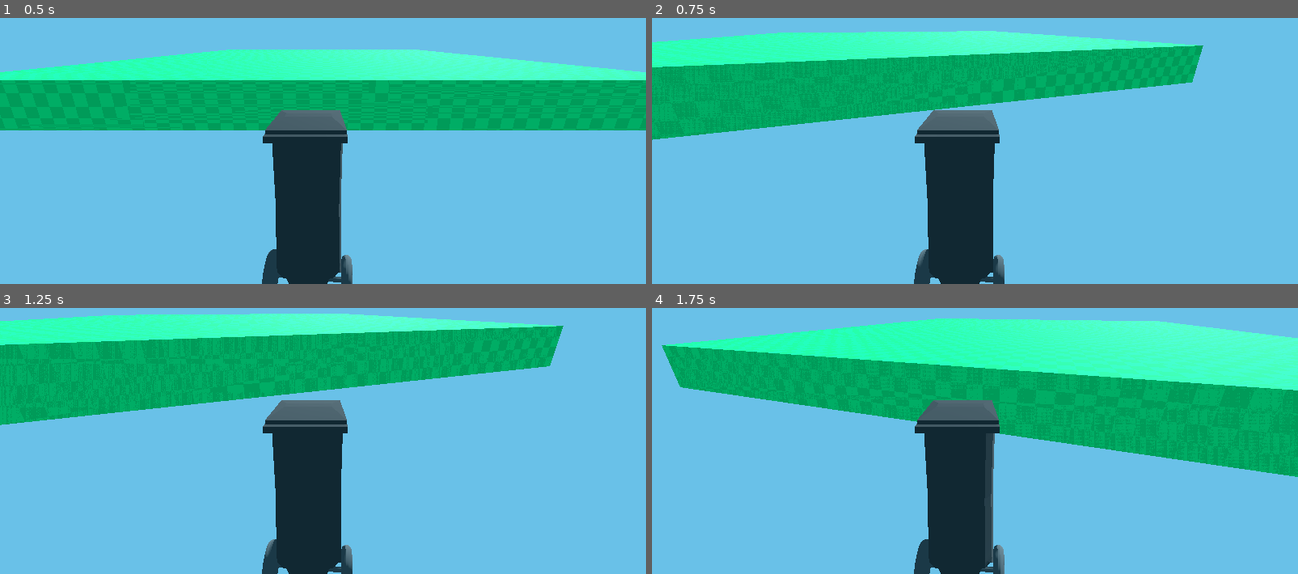
Above: before the commit, frames 1-4 (two rows, left to right).
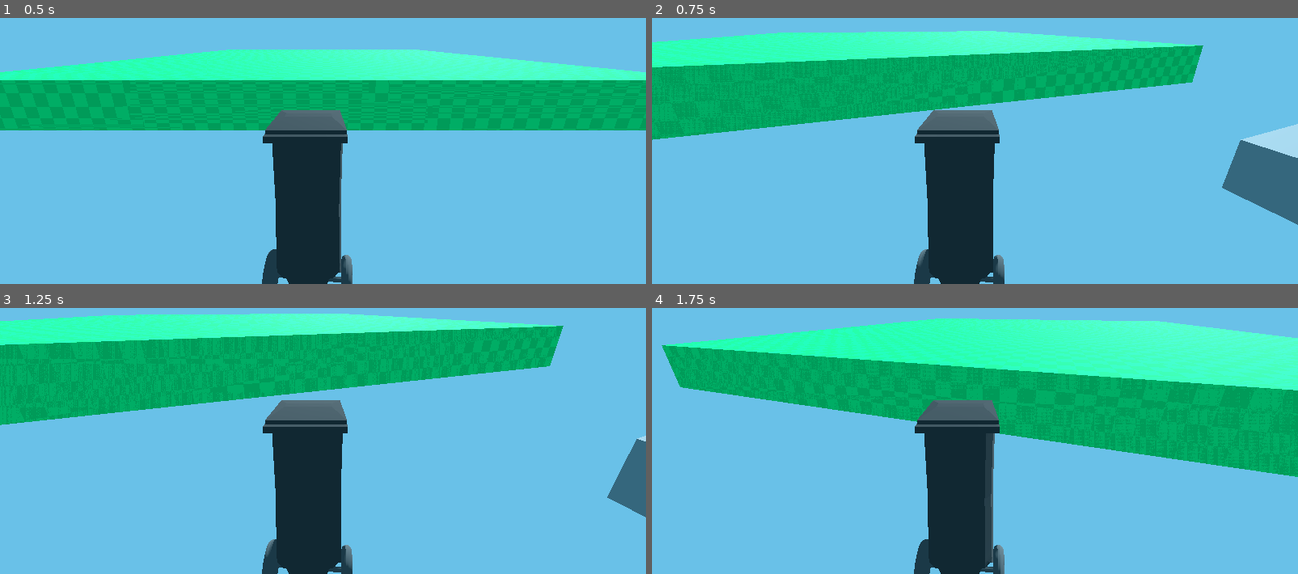
Above: after the commit, the same moments.

Repository: wagenrace/return-to-sender
Game: Godot game, scene res://world.tscn
Same seed, same stepped clock (60 frames per second), same inputs: the game is played once before the commit and once after it.
Inputs (mouse positions are in pixels of both pictures, inside the frame that each line leads up to):
- Up to frame 1 (0.5 s): no input
- Up to frame 2 (0.75 s): tap Enter at 0.5 s; move the mouse to (1007, 100) at 0.52 s; hold W (move_forward) from 0.53 s (still down)
- Up to frame 3 (1.25 s): keep holding W (move_forward)
- Up to frame 4 (1.75 s): keep holding W (move_forward); move the mouse to (942, 393) at 1.27 s

Frame 1 is identical in both runs. In frame 2, 3.0% of the frame differs, in the area x 88-100%, y 39-78%; in frame 3, 1.1%; in frame 4, nothing differs.

Commit message:
add character with collision

Diff:
--- a/character.tscn
+++ b/character.tscn
@@ -7,7 +7,7 @@
 
 [node name="character" type="CharacterBody3D"]
 collision_layer = 2
-collision_mask = 3
+collision_mask = 15
 script = ExtResource("1_7egtf")
 
 [node name="CollisionShape3D" type="CollisionShape3D" parent="."]
--- /dev/null
+++ b/enemy_ram.tscn
@@ -0,0 +1,17 @@
+[gd_scene load_steps=2 format=3 uid="uid://bat4oce2wgj0y"]
+
+[sub_resource type="BoxShape3D" id="BoxShape3D_xbylp"]
+size = Vector3(1, 1, 2.02405)
+
+[node name="EnemyRam" type="CharacterBody3D"]
+collision_layer = 8
+collision_mask = 15
+
+[node name="CollisionShape3D" type="CollisionShape3D" parent="."]
+transform = Transform3D(1, 0, 0, 0, 1, 0, 0, 0, 1, 0, 0, -0.00311279)
+shape = SubResource("BoxShape3D_xbylp")
+
+[node name="CSGBox3D" type="CSGBox3D" parent="."]
+transform = Transform3D(1, 0, 0, 0, 1, 0, 0, 0, 1, 0, 0, -0.00340271)
+layers = 2
+size = Vector3(1, 1, 2.0228)
--- a/project.godot
+++ b/project.godot
@@ -47,6 +47,7 @@
 3d_physics/layer_1="world"
 3d_physics/layer_2="player"
 3d_physics/layer_3="props"
+3d_physics/layer_4="npcs"
 
 [rendering]
 
--- a/world.tscn
+++ b/world.tscn
@@ -1,8 +1,9 @@
-[gd_scene load_steps=9 format=3 uid="uid://ga4brol6kes6"]
+[gd_scene load_steps=10 format=3 uid="uid://ga4brol6kes6"]
 
 [ext_resource type="Shader" uid="uid://dtq8vkrpvuqfj" path="res://gridmaterial.tres" id="1_78mpy"]
 [ext_resource type="PackedScene" uid="uid://doh0w0if3r85g" path="res://character.tscn" id="2_7bd7c"]
 [ext_resource type="Script" path="res://animation.gd" id="3_w4bpu"]
+[ext_resource type="PackedScene" uid="uid://bat4oce2wgj0y" path="res://enemy_ram.tscn" id="4_vixoe"]
 
 [sub_resource type="Environment" id="Environment_g3bud"]
 background_mode = 1
@@ -68,7 +69,7 @@
 [node name="CSGBox3D2" type="CSGBox3D" parent="."]
 transform = Transform3D(1, 0, 0, 0, 1, 0, 0, 0, 1, 0, 1.40654, 21.8382)
 use_collision = true
-collision_mask = 7
+collision_mask = 15
 size = Vector3(30, 2, 30)
 material = SubResource("ShaderMaterial_rwhea")
 
@@ -79,3 +80,8 @@
 "": SubResource("AnimationLibrary_vyo8q")
 }
 script = ExtResource("3_w4bpu")
+
+[node name="Enemies" type="Node" parent="."]
+
+[node name="EnemyRam" parent="Enemies" instance=ExtResource("4_vixoe")]
+transform = Transform3D(-0.0340274, 0, 0.999421, 0, 1, 0, -0.999421, 0, -0.0340274, -6.101, 1.06697, 0)
